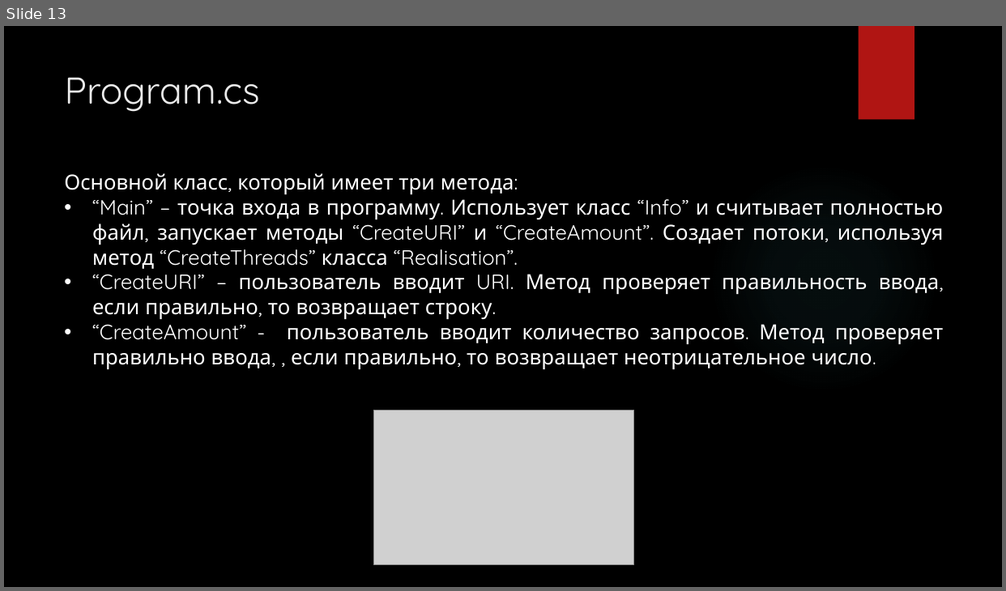
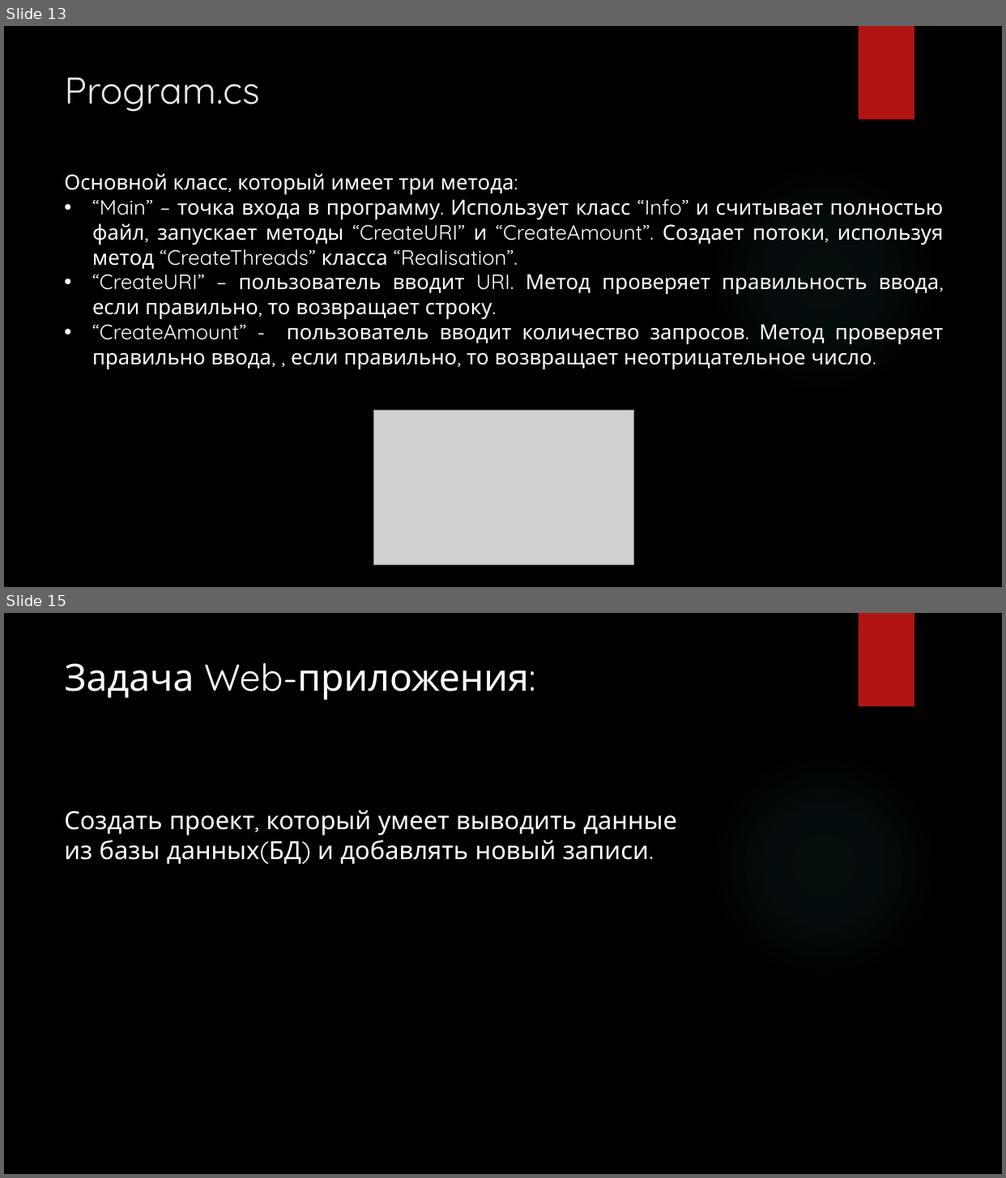
Before and after one commit to T0person/Practic, a slide deck: Практика.pptx. Shown one above the other, each under a label of ours: slide 13 before the commit, slides 13 and 15 after it; the slides between them are not shown. The pictures are 1006x591 and 1006x1178 pixels, drawn with LibreOffice and Linux fonts; fonts in the diff are those of the drawing; grey boxes stand for pictures; background and template pictures are left out. Boxes give left, top, right and bottom in pixels: in the first picture for what was removed or moved away, otherwise in the second. Text is boxed around its words. In the diff, an @@ line names an element or a change of style, - is before the commit and + after.

```diff
--- a/Практика.pptx
+++ b/Практика.pptx
@@ slide 15 added at [4, 613, 1002, 1174], background picture (left out); not listed: 2 template elements that a slide beside it also shows @@
@@ title added at [65, 663, 536, 700], 36 pt, text #FFFFFF @@
+Задача Web-приложения:
@@ text added at [64, 810, 677, 864], 24 pt, text #FFFFFF @@
+Создать проект, который умеет выводить данные из базы данных(БД) и добавлять новый записи.
```
Also in this commit, not shown: 1 slide changed, 11 other slides added, 1 slide removed.
